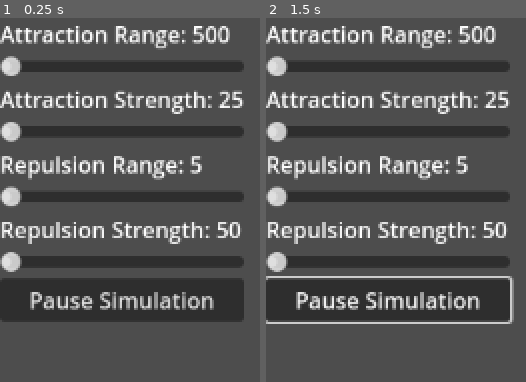
Above: before the commit, frames 1-2 (left to right).
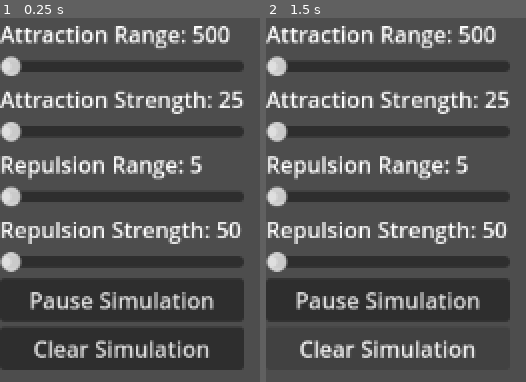
Above: after the commit, the same moments.

Repository: ddsdAlp/tubitak_simulation
Game: Godot game, scene res://Scenes/main.tscn
The game is run twice, just before and just after one commit, with the same random seed, the same clock (stepped at 60 frames per second) and the same inputs.
Inputs (mouse positions are in pixels of both pictures, inside the frame that each line leads up to):
- Up to frame 1 (0.25 s): no input
- Up to frame 2 (1.5 s): click "Pause Simulation" at 0.5 s; click (388, 349) at 1.25 s, where only the run after the commit has a clickable "Clear Simulation"

The runs differ from the first frame. In frame 1, 10% of the frame differs, in the area x 0-94%, y 85-97%; in frame 2, 2.9%.

Commit message:
v0.2 - Added Clear Button
-Added a button to clear the simulation
-Fixed an issue regarding buttons keeping their focus after clicking them
-Adjusted slider min, max values

Diff:
--- a/Scenes/main.tscn
+++ b/Scenes/main.tscn
@@ -26,6 +26,9 @@
 
 [node name="attraction_range" type="HSlider" parent="user_interface/VBoxContainer/VBoxContainer"]
 layout_mode = 2
+min_value = 2.5
+max_value = 500.0
+value = 2.5
 
 [node name="VBoxContainer2" type="VBoxContainer" parent="user_interface/VBoxContainer"]
 layout_mode = 2
@@ -36,6 +39,9 @@
 
 [node name="attraction_strength" type="HSlider" parent="user_interface/VBoxContainer/VBoxContainer2"]
 layout_mode = 2
+min_value = 10.0
+max_value = 200.0
+value = 10.0
 
 [node name="VBoxContainer3" type="VBoxContainer" parent="user_interface/VBoxContainer"]
 layout_mode = 2
@@ -46,6 +52,9 @@
 
 [node name="repulsion_range" type="HSlider" parent="user_interface/VBoxContainer/VBoxContainer3"]
 layout_mode = 2
+min_value = 2.5
+max_value = 500.0
+value = 2.5
 
 [node name="VBoxContainer4" type="VBoxContainer" parent="user_interface/VBoxContainer"]
 layout_mode = 2
@@ -57,13 +66,23 @@
 
 [node name="repulsion_strength" type="HSlider" parent="user_interface/VBoxContainer/VBoxContainer4"]
 layout_mode = 2
+min_value = 10.0
+max_value = 200.0
+value = 10.0
 
 [node name="pause_button" type="Button" parent="user_interface/VBoxContainer"]
 layout_mode = 2
+action_mode = 0
 text = "Pause Simulation"
+
+[node name="clear_button" type="Button" parent="user_interface/VBoxContainer"]
+layout_mode = 2
+action_mode = 0
+text = "Clear Simulation"
 
 [connection signal="value_changed" from="user_interface/VBoxContainer/VBoxContainer/attraction_range" to="." method="_on_attraction_range_value_changed"]
 [connection signal="value_changed" from="user_interface/VBoxContainer/VBoxContainer2/attraction_strength" to="." method="_on_attraction_strength_value_changed"]
 [connection signal="value_changed" from="user_interface/VBoxContainer/VBoxContainer3/repulsion_range" to="." method="_on_repulsion_range_value_changed"]
 [connection signal="value_changed" from="user_interface/VBoxContainer/VBoxContainer4/repulsion_strength" to="." method="_on_repulsion_strength_value_changed"]
 [connection signal="pressed" from="user_interface/VBoxContainer/pause_button" to="." method="_on_pause_button_pressed"]
+[connection signal="pressed" from="user_interface/VBoxContainer/clear_button" to="." method="_on_clear_button_pressed"]
--- a/Scripts/main.gd
+++ b/Scripts/main.gd
@@ -91,8 +91,17 @@
 func _on_repulsion_strength_value_changed(value):
 	repulsion_strength = value
 
+@onready var pause_button = $user_interface/VBoxContainer/pause_button
 func _on_pause_button_pressed():
 	get_tree().paused = !get_tree().paused
+	pause_button.release_focus()
+
+@onready var clear_button = $user_interface/VBoxContainer/clear_button
+func _on_clear_button_pressed():
+	for atom in atoms:
+		atom.queue_free()
+	atoms.clear()
+	clear_button.release_focus()
 
 # handle labels
 @onready var attraction_range_label = $user_interface/VBoxContainer/VBoxContainer/attraction_range_label
